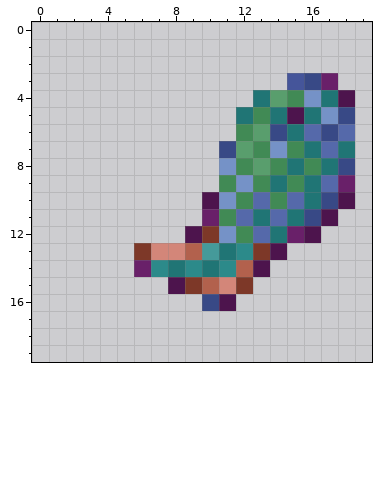
File history of a pixel-art sprite, icons/i_15_b.png. The first picture shows the starting point.
The file is 20x20 pixels.
The result:
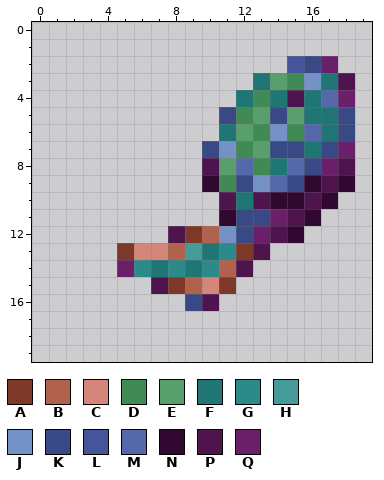
Palette (. is transparent): A #7d3828  B #b2614d  C #d38679  D #418a55  E #599e6d  F #207575  G #2c8a8a  H #459a9a  J #7592c7  K #384986  L #45559a  M #5569aa  N #300830  P #4d144d  Q #692069
What changed:
@@ x 0..19 @@
  1 ....................
- 2 ....................
- 3 ...............LKQ..
- 4 .............FEDJFP.
- 5 ............FDFPFJK.
- 6 ............DEKFMKM.
- 7 ...........KEDJDFMF.
- 8 ...........JDEDFDFK.
- 9 ...........DJDFDFMQ.
-10 ..........PJDMDMFKP.
-11 ..........QDMFMFKP..
-12 .........PAJDMFQP...
-13 ......ACCBHFGAP.....
-14 ......QGFGFGBP......
-15 ........PABCA.......
-16 ..........KP........
+ 2 ...............LKQ..
+ 3 .............FEDJFP.
+ 4 ............FDFPFMQ.
+ 5 ...........KDEKEFFK.
+ 6 ...........FEDJDMFK.
+ 7 ..........KJDEKKFKQ.
+ 8 ..........PEMDFMKQP.
+ 9 ..........NDKJMKNPN.
+10 ...........PFPNNPN..
+11 ...........NKKQPN...
+12 ........PABJKQPN....
+13 .....ACCBHFGAP......
+14 .....QGFGFGBP.......
+15 .......PABCA........
+16 .........KP.........
 17 ....................
